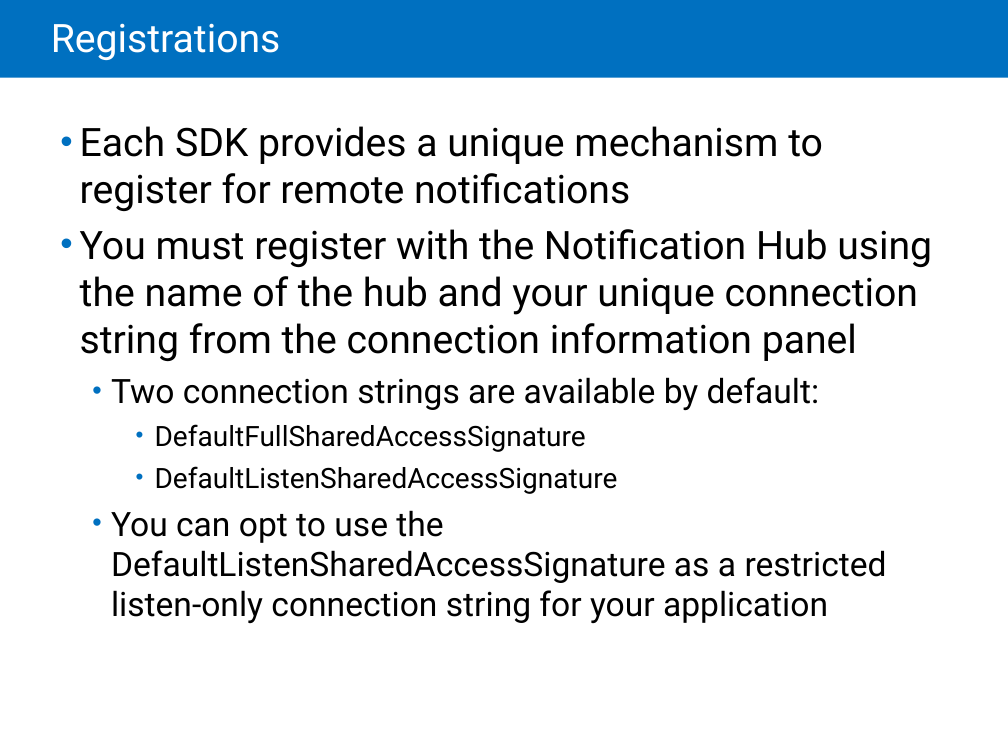
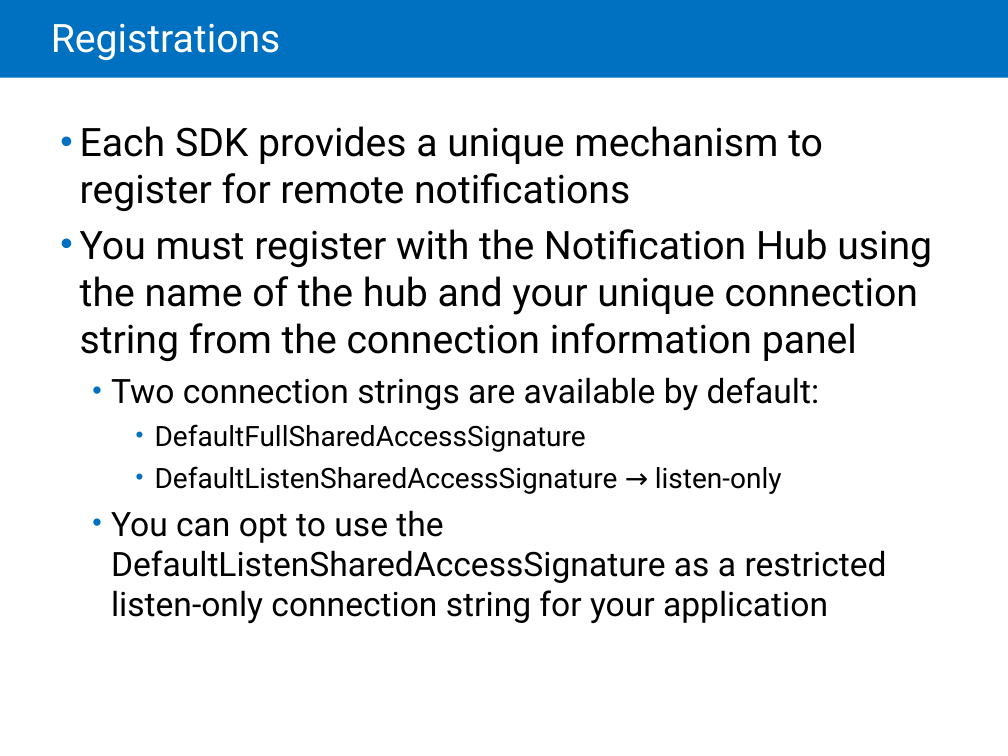
Before and after one commit to LarsKjeldsen/Kursus-az203, a slide deck: slide 28 of MOC/Module 08 Queues and Service Bus/20532C-08.pptx. Drawn at 1008x756 pixels with LibreOffice and Linux fonts; fonts in the diff are those of the drawing. Boxes give left, top, right and bottom in pixels: in the first picture for what was removed or moved away, otherwise in the second. Text is boxed around its words. In the diff, an @@ line names an element or a change of style, - is before the commit and + after.

```diff
--- a/MOC/Module 08 Queues and Service Bus/20532C-08.pptx
+++ b/MOC/Module 08 Queues and Service Bus/20532C-08.pptx
@@ text at [155, 466, 782, 494]: text changed @@
-    • DefaultListenSharedAccessSignature
+    • DefaultListenSharedAccessSignature → listen-only
```
Also in this commit, not shown: 14 other slides changed, 1 slide removed, 1 other file.
